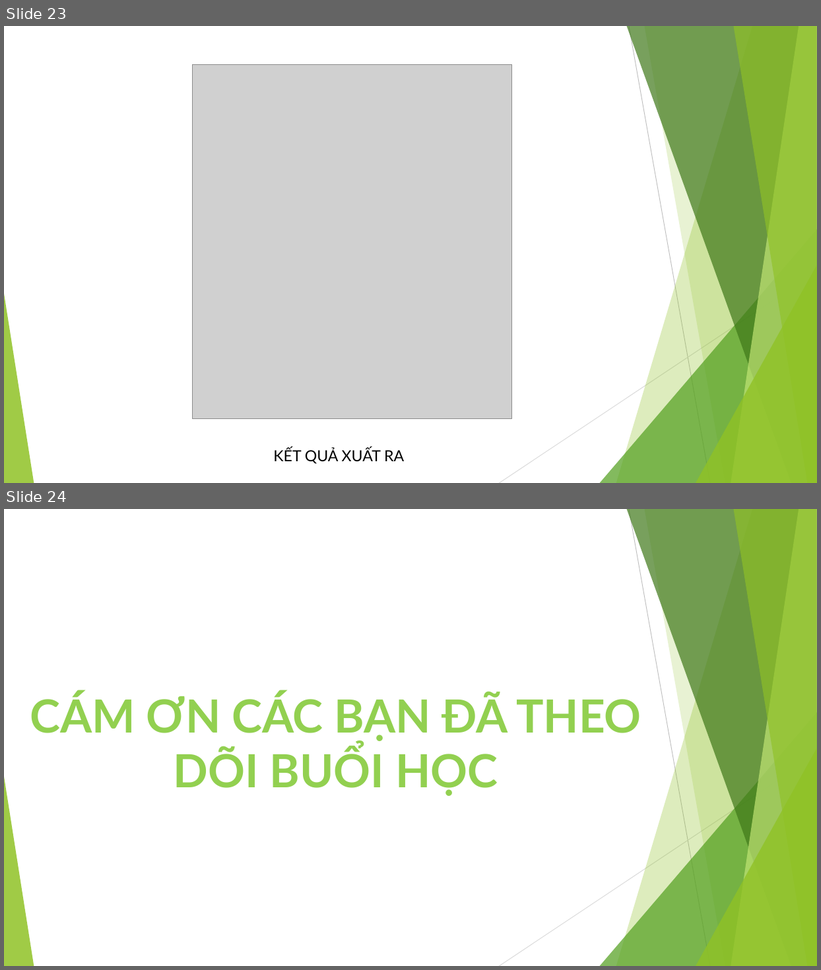
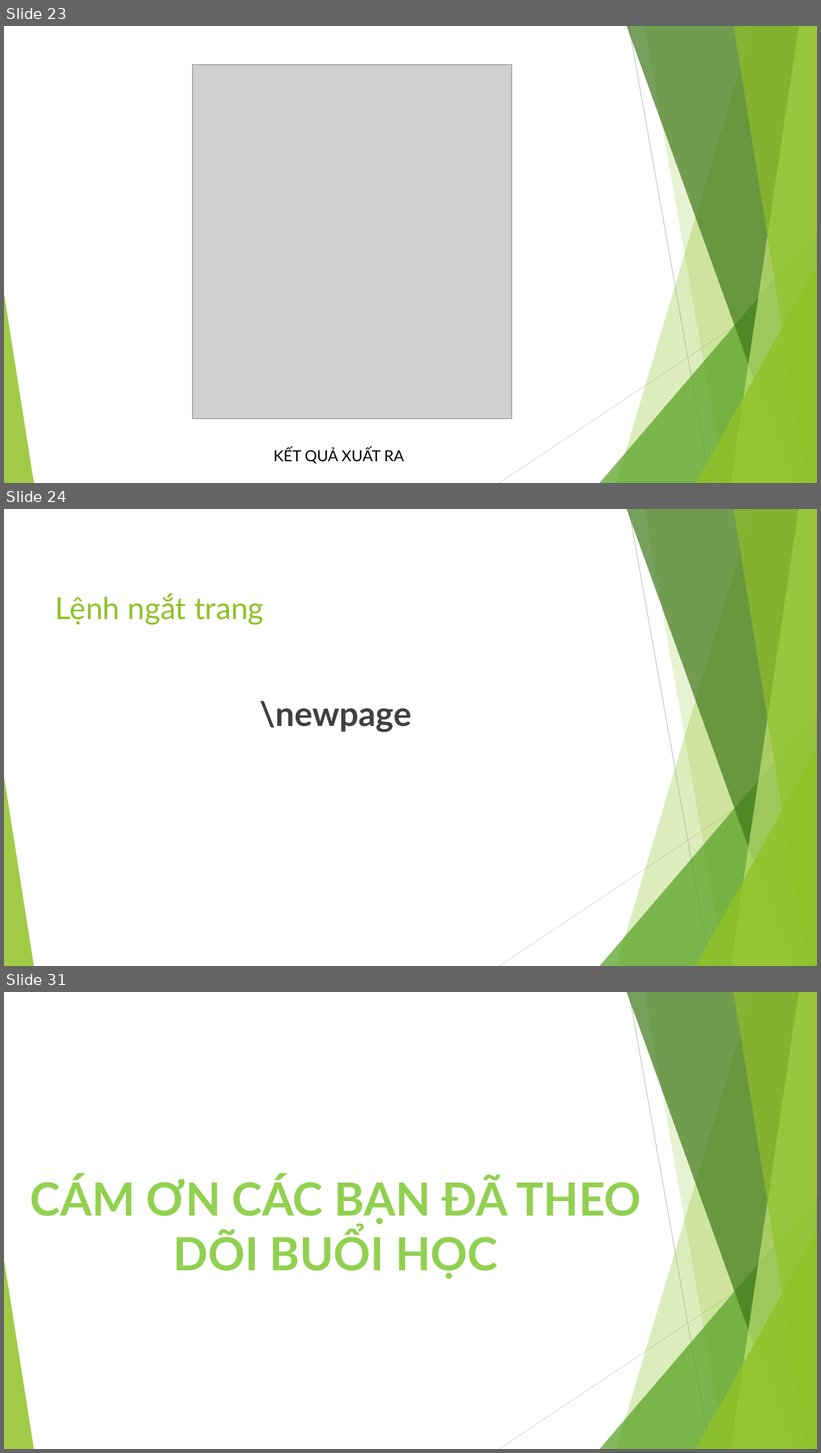
Before and after one commit to tientran0826/LaTeX, a slide deck: Bài 1/LATEX CƠ BẢN - Bài 1.pptx. Shown one above the other, each under a label of ours: slides 23 and 24 before the commit, slides 23, 24 and 31 after it; the slides between them are not shown. The pictures are 821x970 and 821x1453 pixels, drawn with LibreOffice and Linux fonts; fonts in the diff are those of the drawing; grey boxes stand for pictures. Boxes give left, top, right and bottom in pixels: in the first picture for what was removed or moved away, otherwise in the second. Text is boxed around its words. In the diff, an @@ line names an element or a change of style, - is before the commit and + after.

```diff
--- a/Bài 1/LATEX CƠ BẢN - Bài 1.pptx
+++ b/Bài 1/LATEX CƠ BẢN - Bài 1.pptx
@@ slide 24 added at [4,509,817,966], background #FFFFFF; not listed: 10 template elements that a slide beside it also shows @@
@@ title added at [55,593,264,625], 36 pt, text #90C226 @@
+Lệnh ngắt trang
@@ text added at [260,701,412,733], 40 pt, text #404040, bold @@
+\newpage
@@ what was slide 24 is now slide 31 @@
```
Also in this commit, not shown: 1 slide changed, 6 other slides added, 4 other files.
